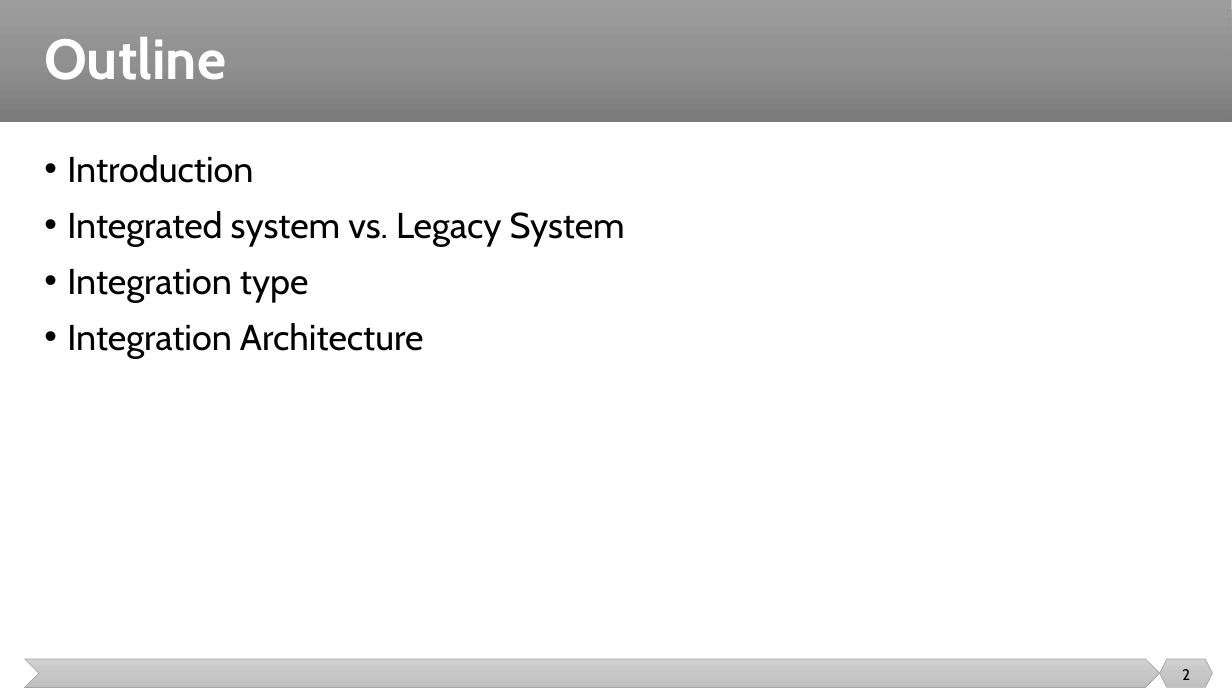
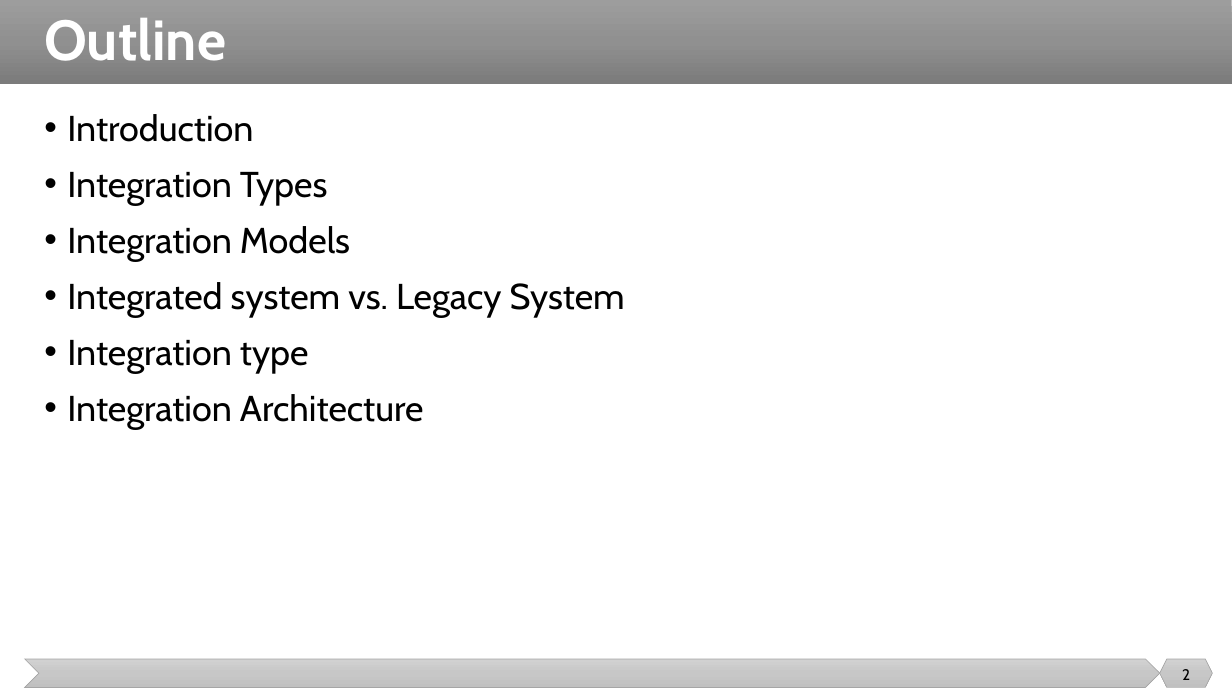
Before and after one commit to malenezi/malenezi, a slide deck: slide 2 of SE495/Lectures/1-Introduction/Introduction.pptx. Drawn at 1232x693 pixels with LibreOffice and Linux fonts; fonts in the diff are those of the drawing. Boxes give left, top, right and bottom in pixels: in the first picture for what was removed or moved away, otherwise in the second. Text is boxed around its words. In the diff, an @@ line names an element or a change of style, - is before the commit and + after.

```diff
--- a/SE495/Lectures/1-Introduction/Introduction.pptx
+++ b/SE495/Lectures/1-Introduction/Introduction.pptx
@@ rectangle: place and size @@
-rectangle at (0,0,1232,122)
+rectangle at (0,0,1232,84)
@@ title "Outline": place and size @@
-title "Outline" at (44,37,226,80)
+title "Outline" at (44,18,226,61)
@@ text "Introduction": place and size @@
-text "Introduction" at (67,155,625,359)
+text "Introduction" at (67,114,625,429)
@@ text at (67,172,350,261): paragraphs added @@
+• Integration Types
+• Integration Models
```
Also in this commit, not shown: 30 other slides changed, 18 slides added, 6 slides removed, 11 other files.
